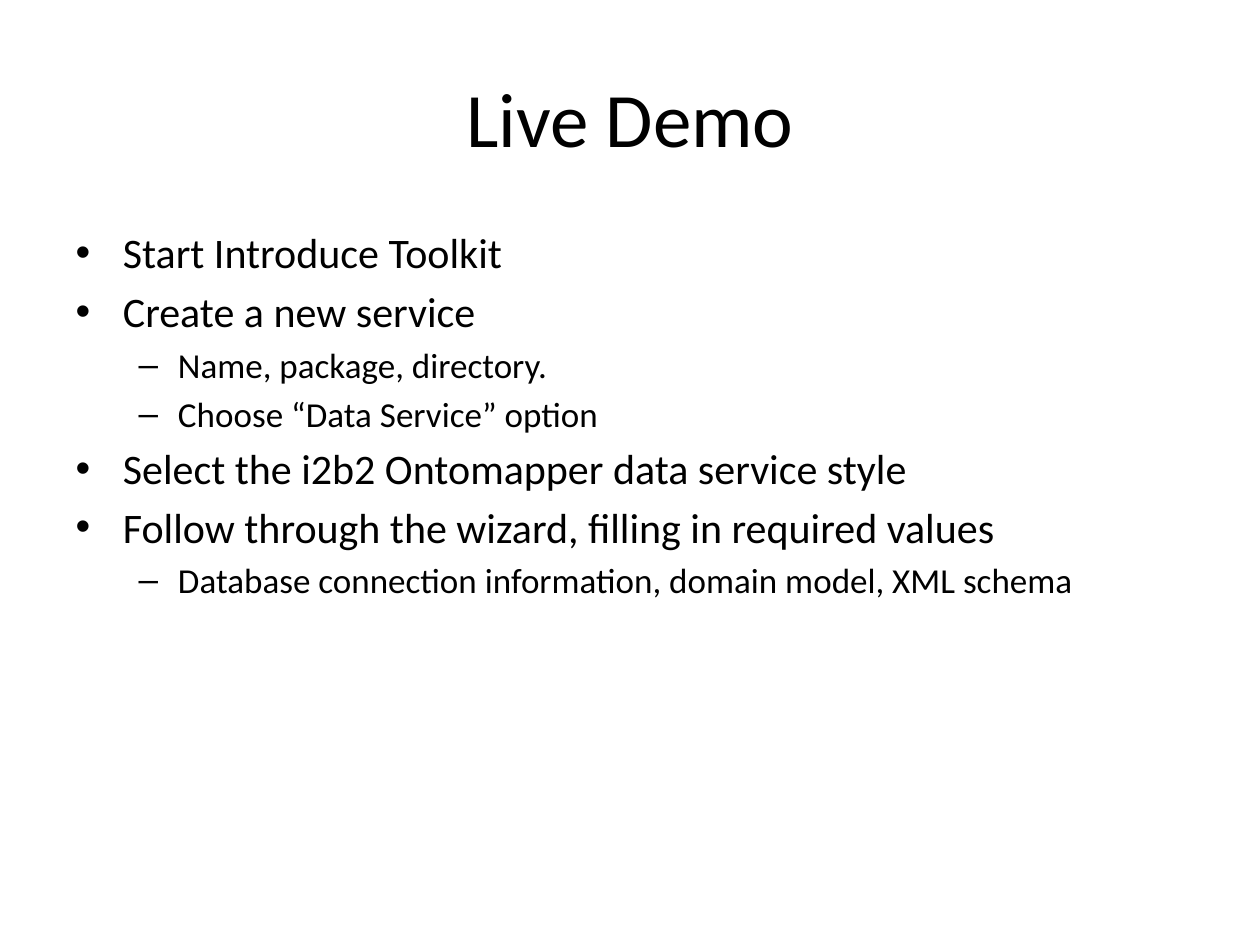
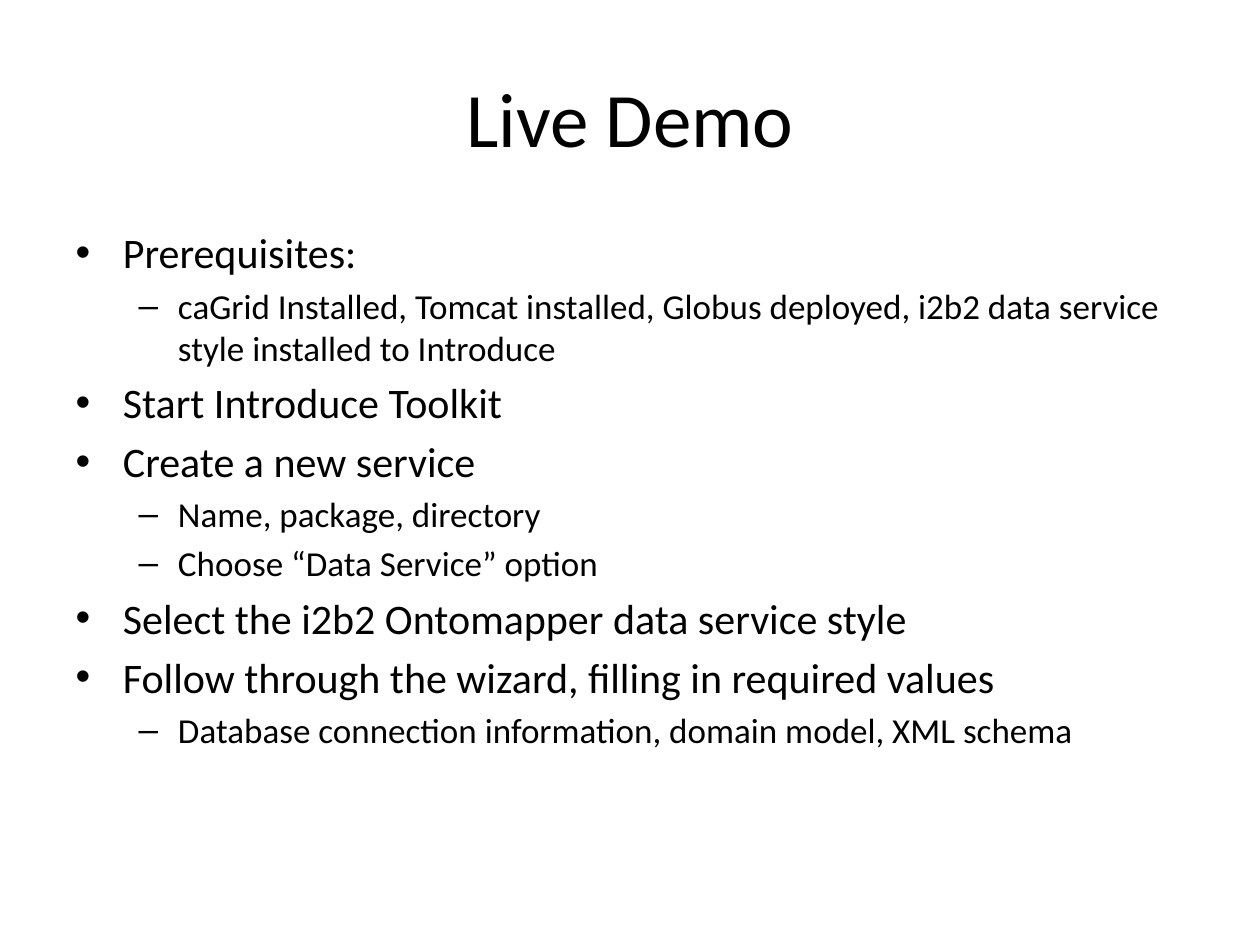
Before and after one commit to NCIP/cagrid-grid-incubation, a slide deck: slide 10 of grid-incubation/incubator/projects/i2b2DataServiceStyle/slides/Beta Demo.pptx. Drawn at 1260x945 pixels with LibreOffice and Linux fonts; fonts in the diff are those of the drawing. Boxes give left, top, right and bottom in pixels: in the first picture for what was removed or moved away, otherwise in the second. Text is boxed around its words. In the diff, an @@ line names an element or a change of style, - is before the commit and + after.

```diff
--- a/grid-incubation/incubator/projects/i2b2DataServiceStyle/slides/Beta Demo.pptx
+++ b/grid-incubation/incubator/projects/i2b2DataServiceStyle/slides/Beta Demo.pptx
@@ text at box(123, 239, 1159, 367): paragraphs added @@
+• Prerequisites:
+  – caGrid Installed, Tomcat installed, Globus deployed, i2b2 data service style installed to Introduce
@@ text at box(178, 502, 541, 533): text changed @@
-  – Name, package, directory.
+  – Name, package, directory
```
Also in this commit, not shown: 4 other slides changed, 1 slide added.
